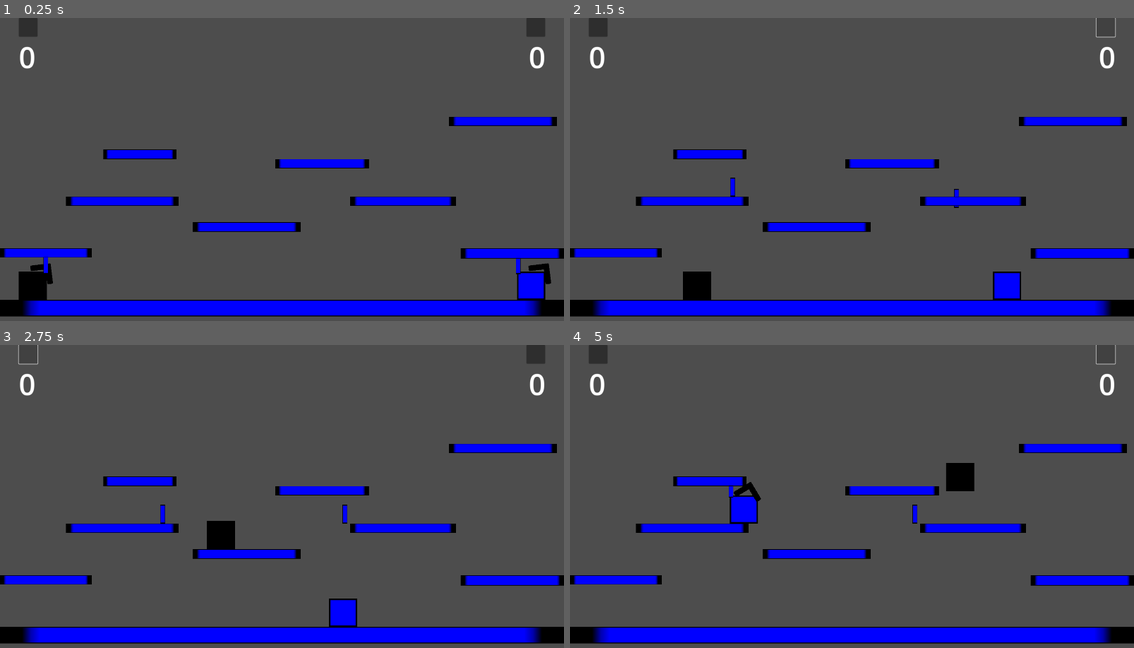
Above: before the commit, frames 1-4 (two rows, left to right).
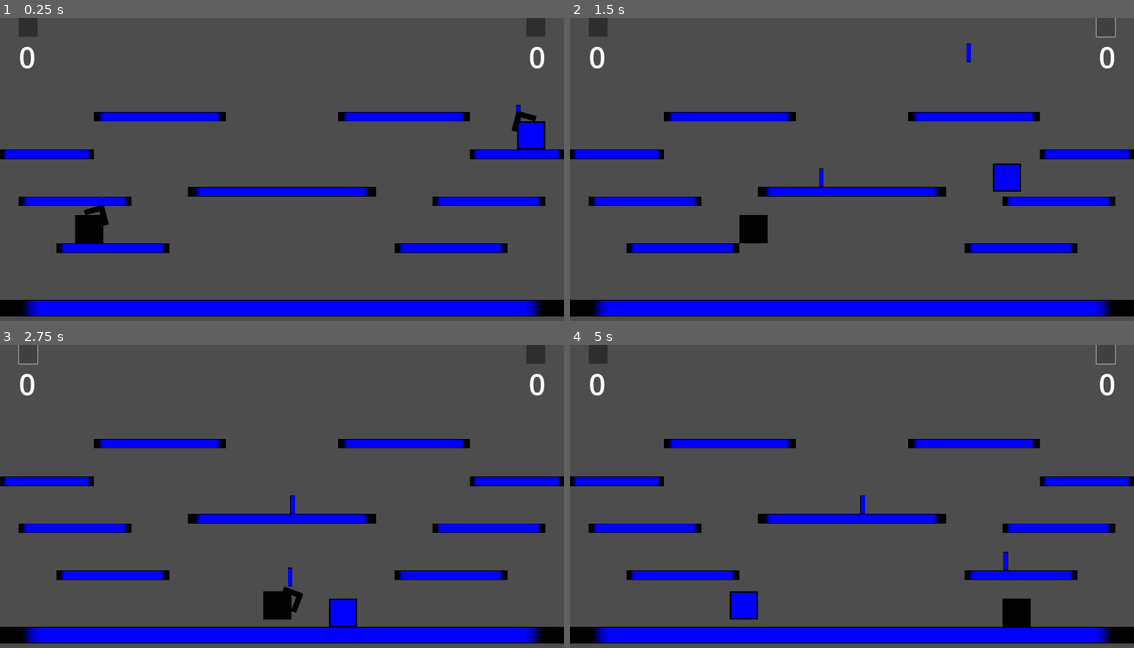
Above: after the commit, the same moments.

Repository: ra314/micro-swords
Game: Godot game, scene res://Scenes/Main.tscn
The game is run twice, just before and just after one commit, with the same random seed, the same clock (stepped at 60 frames per second) and the same inputs. Before the commit the project starts from res://Main.tscn.
Inputs (mouse positions are in pixels of both pictures, inside the frame that each line leads up to):
- Up to frame 1 (0.25 s): no input
- Up to frame 2 (1.5 s): click (598, 27) at 0.5 s; click (1105, 27) at 1.25 s
- Up to frame 3 (2.75 s): click (28, 354) at 2 s
- Up to frame 4 (5 s): click (1105, 354) at 2.75 s; click (598, 354) at 3.5 s; click (1105, 354) at 4.25 s

The runs differ from the first frame. In frame 1, 12% of the frame differs, in the area x 0-100%, y 28-94%; in frame 2, 11%; in frame 3, 10%; in frame 4, 11%.

Commit message:
Moved stuff around, added spawn randomization.

Diff:
--- a/Main.tscn
+++ /dev/null
@@ -1,119 +0,0 @@
-[gd_scene load_steps=7 format=3 uid="uid://d23xjyxwwyedr"]
-
-[ext_resource type="Script" path="res://Main.gd" id="1_3namn"]
-[ext_resource type="Texture2D" uid="uid://6jt7cjad26sj" path="res://Screenshot from 2023-06-03 00-34-29.png" id="2_nhpex"]
-[ext_resource type="PackedScene" uid="uid://c6sajd1aute1i" path="res://Barrier.tscn" id="2_qj3co"]
-[ext_resource type="PackedScene" uid="uid://ccbd5rrosfsx8" path="res://Swordsman.tscn" id="3_dbffi"]
-[ext_resource type="PackedScene" uid="uid://vr4m8fm5lv47" path="res://Sword.tscn" id="4_2fpqd"]
-[ext_resource type="PackedScene" uid="uid://bu72xm0yaxxps" path="res://Platform.tscn" id="5_dy1bx"]
-
-[node name="Main" type="Node2D"]
-script = ExtResource("1_3namn")
-metadata/_edit_horizontal_guides_ = [0.0]
-
-[node name="Sprite2D" type="Sprite2D" parent="."]
-visible = false
-show_behind_parent = true
-position = Vector2(1208, 712)
-texture = ExtResource("2_nhpex")
-
-[node name="L-Side-Wall" parent="." instance=ExtResource("2_qj3co")]
-position = Vector2(-64, 0)
-scale = Vector2(8, 135)
-collision_mask = 0
-
-[node name="R-Side-Wall" parent="." instance=ExtResource("2_qj3co")]
-position = Vector2(1920, 0)
-scale = Vector2(8, 135)
-
-[node name="Platform0" parent="." instance=ExtResource("2_qj3co")]
-position = Vector2(0, 960)
-scale = Vector2(240, 7)
-collision_mask = 31
-
-[node name="Black" parent="." instance=ExtResource("3_dbffi")]
-modulate = Color(0, 0, 0, 1)
-position = Vector2(0, 864)
-scale = Vector2(1.5, 1.5)
-direction = 1
-held_item = 1
-
-[node name="Blue" parent="." instance=ExtResource("3_dbffi")]
-position = Vector2(1824, 864)
-scale = Vector2(1.5, 1.5)
-collision_layer = 4
-held_item = 2
-swordsman_name = 1
-
-[node name="Sword1" parent="." instance=ExtResource("4_2fpqd")]
-position = Vector2(88, 808)
-collision_layer = 8
-collision_mask = 1
-state = 2
-sword_name = 1
-direction = 1
-
-[node name="Sword2" parent="." instance=ExtResource("4_2fpqd")]
-position = Vector2(1816, 808)
-collision_layer = 16
-collision_mask = 1
-state = 2
-sword_name = 2
-
-[node name="Button1" type="Button" parent="."]
-offset_left = 64.0
-offset_right = 128.0
-offset_bottom = 64.0
-
-[node name="Button2" type="Button" parent="."]
-offset_left = 1792.0
-offset_right = 1856.0
-offset_bottom = 64.0
-
-[node name="BlackScore" type="Label" parent="."]
-offset_left = 64.0
-offset_top = 64.0
-offset_right = 121.0
-offset_bottom = 204.0
-theme_override_font_sizes/font_size = 100
-text = "0"
-
-[node name="BlueScore" type="Label" parent="."]
-offset_left = 1800.0
-offset_top = 64.0
-offset_right = 1857.0
-offset_bottom = 204.0
-theme_override_font_sizes/font_size = 100
-text = "0"
-
-[node name="Platform1" parent="." instance=ExtResource("5_dy1bx")]
-position = Vector2(352, 448)
-scale = Vector2(31, 4)
-
-[node name="Platform2" parent="." instance=ExtResource("5_dy1bx")]
-position = Vector2(1568, 784)
-scale = Vector2(44, 4.4)
-
-[node name="Platform3" parent="." instance=ExtResource("5_dy1bx")]
-position = Vector2(1192, 608)
-scale = Vector2(45, 4)
-
-[node name="Platform4" parent="." instance=ExtResource("5_dy1bx")]
-position = Vector2(1528, 336)
-scale = Vector2(46, 4)
-
-[node name="Platform5" parent="." instance=ExtResource("5_dy1bx")]
-position = Vector2(224, 608)
-scale = Vector2(48, 4)
-
-[node name="Platform6" parent="." instance=ExtResource("5_dy1bx")]
-position = Vector2(0, 784)
-scale = Vector2(39, 4)
-
-[node name="Platform7" parent="." instance=ExtResource("5_dy1bx")]
-position = Vector2(936, 480)
-scale = Vector2(40, 4)
-
-[node name="Platform8" parent="." instance=ExtResource("5_dy1bx")]
-position = Vector2(656, 696)
-scale = Vector2(46, 4)
--- a/Barrier.tscn
+++ b/Scenes/Components/Barrier.tscn
@@ -1,6 +1,6 @@
 [gd_scene load_steps=3 format=3 uid="uid://c6sajd1aute1i"]
 
-[ext_resource type="Texture2D" uid="uid://di23j62yi08gc" path="res://blue-square.svg" id="1_woxgy"]
+[ext_resource type="Texture2D" uid="uid://di23j62yi08gc" path="res://Assets/blue-square.svg" id="1_0hn3l"]
 
 [sub_resource type="RectangleShape2D" id="RectangleShape2D_w4ubg"]
 size = Vector2(8, 8)
@@ -11,7 +11,7 @@
 [node name="Sprite2D" type="Sprite2D" parent="."]
 position = Vector2(4, 4)
 scale = Vector2(0.125, 0.125)
-texture = ExtResource("1_woxgy")
+texture = ExtResource("1_0hn3l")
 
 [node name="CollisionShape2D" type="CollisionShape2D" parent="."]
 position = Vector2(4, 4)
--- a/Platform.tscn
+++ b/Scenes/Components/Platform.tscn
@@ -1,6 +1,6 @@
 [gd_scene load_steps=3 format=3 uid="uid://bu72xm0yaxxps"]
 
-[ext_resource type="Texture2D" uid="uid://di23j62yi08gc" path="res://blue-square.svg" id="1_rli7o"]
+[ext_resource type="Texture2D" uid="uid://di23j62yi08gc" path="res://Assets/blue-square.svg" id="1_gn13i"]
 
 [sub_resource type="RectangleShape2D" id="RectangleShape2D_w4ubg"]
 size = Vector2(8, 8)
@@ -11,7 +11,7 @@
 [node name="Sprite2D" type="Sprite2D" parent="."]
 position = Vector2(4, 4)
 scale = Vector2(0.125, 0.125)
-texture = ExtResource("1_rli7o")
+texture = ExtResource("1_gn13i")
 
 [node name="CollisionShape2D" type="CollisionShape2D" parent="."]
 position = Vector2(4, 4)
--- a/Sword.tscn
+++ b/Scenes/Components/Sword.tscn
@@ -1,7 +1,7 @@
 [gd_scene load_steps=4 format=3 uid="uid://vr4m8fm5lv47"]
 
-[ext_resource type="Script" path="res://Sword.gd" id="1_46w4d"]
-[ext_resource type="Texture2D" uid="uid://di23j62yi08gc" path="res://blue-square.svg" id="2_xo8fv"]
+[ext_resource type="Script" path="res://Scripts/Components/Sword.gd" id="1_bf0h4"]
+[ext_resource type="Texture2D" uid="uid://di23j62yi08gc" path="res://Assets/blue-square.svg" id="2_oku4i"]
 
 [sub_resource type="RectangleShape2D" id="RectangleShape2D_mclpc"]
 size = Vector2(64, 64)
@@ -10,11 +10,11 @@
 scale = Vector2(0.25, 1)
 collision_layer = 0
 collision_mask = 0
-script = ExtResource("1_46w4d")
+script = ExtResource("1_bf0h4")
 
 [node name="Sprite2D" type="Sprite2D" parent="."]
 position = Vector2(32, 32)
-texture = ExtResource("2_xo8fv")
+texture = ExtResource("2_oku4i")
 
 [node name="CollisionShape2D" type="CollisionShape2D" parent="."]
 position = Vector2(32, 32)
--- a/Swordsman.tscn
+++ b/Scenes/Components/Swordsman.tscn
@@ -1,8 +1,8 @@
-[gd_scene load_steps=5 format=3 uid="uid://ccbd5rrosfsx8"]
+[gd_scene load_steps=5 format=3 uid="uid://bujyrhr3yo7sf"]
 
-[ext_resource type="Texture2D" uid="uid://di23j62yi08gc" path="res://blue-square.svg" id="1_wpvrv"]
-[ext_resource type="Script" path="res://Swordsman.gd" id="1_y0qsv"]
-[ext_resource type="Texture2D" uid="uid://do2dt6u6j3ld0" path="res://arrow-next-right2.png" id="3_4kvfh"]
+[ext_resource type="Script" path="res://Scripts/Components/Swordsman.gd" id="1_ei4c6"]
+[ext_resource type="Texture2D" uid="uid://di23j62yi08gc" path="res://Assets/blue-square.svg" id="2_7qvld"]
+[ext_resource type="Texture2D" uid="uid://do2dt6u6j3ld0" path="res://Assets/arrow-next-right2.png" id="3_mq4i6"]
 
 [sub_resource type="RectangleShape2D" id="RectangleShape2D_mclpc"]
 size = Vector2(64, 64)
@@ -10,11 +10,11 @@
 [node name="CharacterBody2D" type="CharacterBody2D"]
 collision_layer = 2
 platform_on_leave = 2
-script = ExtResource("1_y0qsv")
+script = ExtResource("1_ei4c6")
 
 [node name="Sprite2D" type="Sprite2D" parent="."]
 position = Vector2(32, 32)
-texture = ExtResource("1_wpvrv")
+texture = ExtResource("2_7qvld")
 
 [node name="CollisionShape2D" type="CollisionShape2D" parent="."]
 position = Vector2(32, 32)
@@ -23,4 +23,4 @@
 [node name="Arrow" type="Sprite2D" parent="."]
 position = Vector2(32, 32)
 scale = Vector2(0.125, 0.125)
-texture = ExtResource("3_4kvfh")
+texture = ExtResource("3_mq4i6")
--- /dev/null
+++ b/Scenes/Levels/Level_1.tscn
@@ -0,0 +1,107 @@
+[gd_scene load_steps=4 format=3 uid="uid://lqur1np5u88c"]
+
+[ext_resource type="PackedScene" uid="uid://c6sajd1aute1i" path="res://Scenes/Components/Barrier.tscn" id="1_hpfm2"]
+[ext_resource type="PackedScene" uid="uid://bu72xm0yaxxps" path="res://Scenes/Components/Platform.tscn" id="2_awcaw"]
+[ext_resource type="Texture2D" uid="uid://di23j62yi08gc" path="res://Assets/blue-square.svg" id="4_3l0om"]
+
+[node name="Level_1" type="Node2D"]
+
+[node name="L-Side-Wall" parent="." instance=ExtResource("1_hpfm2")]
+position = Vector2(-64, 0)
+scale = Vector2(8, 135)
+collision_mask = 0
+
+[node name="R-Side-Wall" parent="." instance=ExtResource("1_hpfm2")]
+position = Vector2(1920, 0)
+scale = Vector2(8, 135)
+
+[node name="Platform0" parent="." instance=ExtResource("1_hpfm2")]
+position = Vector2(0, 960)
+scale = Vector2(240, 7)
+collision_mask = 31
+
+[node name="Platform5" parent="." instance=ExtResource("2_awcaw")]
+position = Vector2(64, 608)
+scale = Vector2(48, 4)
+
+[node name="Platform6" parent="." instance=ExtResource("2_awcaw")]
+position = Vector2(0, 448)
+scale = Vector2(40, 4.103)
+
+[node name="Platform7" parent="." instance=ExtResource("2_awcaw")]
+position = Vector2(640, 576)
+scale = Vector2(80, 4)
+
+[node name="Platform8" parent="." instance=ExtResource("2_awcaw")]
+position = Vector2(192, 768)
+scale = Vector2(48, 4)
+
+[node name="Platform9" parent="." instance=ExtResource("2_awcaw")]
+position = Vector2(1472, 608)
+scale = Vector2(48, 4)
+
+[node name="Platform10" parent="." instance=ExtResource("2_awcaw")]
+position = Vector2(1600, 448)
+scale = Vector2(40, 4.103)
+
+[node name="Platform11" parent="." instance=ExtResource("2_awcaw")]
+position = Vector2(1344, 768)
+scale = Vector2(48, 4)
+
+[node name="Platform12" parent="." instance=ExtResource("2_awcaw")]
+position = Vector2(320, 320)
+scale = Vector2(56, 4)
+
+[node name="Platform13" parent="." instance=ExtResource("2_awcaw")]
+position = Vector2(1152, 320)
+scale = Vector2(56, 4)
+
+[node name="Spawns" type="Node" parent="."]
+
+[node name="Spawn_1" type="Node2D" parent="Spawns"]
+visible = false
+
+[node name="Black" type="Sprite2D" parent="Spawns/Spawn_1"]
+modulate = Color(0, 0, 0, 1)
+position = Vector2(0, 352)
+scale = Vector2(1.5, 1.5)
+texture = ExtResource("4_3l0om")
+centered = false
+
+[node name="Blue" type="Sprite2D" parent="Spawns/Spawn_1"]
+position = Vector2(1632, 672)
+scale = Vector2(1.5, 1.5)
+texture = ExtResource("4_3l0om")
+centered = false
+
+[node name="Spawn_2" type="Node2D" parent="Spawns"]
+visible = false
+
+[node name="Black" type="Sprite2D" parent="Spawns/Spawn_2"]
+modulate = Color(0, 0, 0, 1)
+position = Vector2(192, 672)
+scale = Vector2(1.5, 1.5)
+texture = ExtResource("4_3l0om")
+centered = false
+
+[node name="Blue" type="Sprite2D" parent="Spawns/Spawn_2"]
+position = Vector2(1824, 352)
+scale = Vector2(1.5, 1.5)
+texture = ExtResource("4_3l0om")
+centered = false
+
+[node name="Spawn_3" type="Node2D" parent="Spawns"]
+visible = false
+
+[node name="Black" type="Sprite2D" parent="Spawns/Spawn_3"]
+modulate = Color(0, 0, 0, 1)
+position = Vector2(64, 512)
+scale = Vector2(1.5, 1.5)
+texture = ExtResource("4_3l0om")
+centered = false
+
+[node name="Blue" type="Sprite2D" parent="Spawns/Spawn_3"]
+position = Vector2(1760, 512)
+scale = Vector2(1.5, 1.5)
+texture = ExtResource("4_3l0om")
+centered = false
--- /dev/null
+++ b/Scenes/Main.tscn
@@ -0,0 +1,36 @@
+[gd_scene load_steps=3 format=3 uid="uid://cr3w4ih3a3mf7"]
+
+[ext_resource type="Script" path="res://Scripts/Main.gd" id="1_2xt38"]
+[ext_resource type="PackedScene" uid="uid://lqur1np5u88c" path="res://Scenes/Levels/Level_1.tscn" id="4_8737l"]
+
+[node name="Main" type="Node2D"]
+script = ExtResource("1_2xt38")
+metadata/_edit_horizontal_guides_ = [0.0]
+
+[node name="Button1" type="Button" parent="."]
+offset_left = 64.0
+offset_right = 128.0
+offset_bottom = 64.0
+
+[node name="Button2" type="Button" parent="."]
+offset_left = 1792.0
+offset_right = 1856.0
+offset_bottom = 64.0
+
+[node name="BlackScore" type="Label" parent="."]
+offset_left = 64.0
+offset_top = 64.0
+offset_right = 121.0
+offset_bottom = 204.0
+theme_override_font_sizes/font_size = 100
+text = "0"
+
+[node name="BlueScore" type="Label" parent="."]
+offset_left = 1800.0
+offset_top = 64.0
+offset_right = 1857.0
+offset_bottom = 204.0
+theme_override_font_sizes/font_size = 100
+text = "0"
+
+[node name="Level" parent="." instance=ExtResource("4_8737l")]
--- a/Main.gd
+++ b/Scripts/Main.gd
@@ -5,6 +5,7 @@
 
 # Called when the node enters the scene tree for the first time.
 func _ready():
+	reset()
 	connect_buttons_to_actions()
 
 func connect_buttons_to_actions():
@@ -106,6 +107,11 @@
 func update_ui():
 	$BlackScore.text = str(score[ENUMS.SWORDSMAN.BLACK])
 	$BlueScore.text = str(score[ENUMS.SWORDSMAN.BLUE])
+func randomize_spawns():
+	var spawns = $Level/Spawns.get_children()
+	var selected_spawn = Utils.select_random(spawns)
+	$Black.position = selected_spawn.get_node("Black").position
+	$Blue.position = selected_spawn.get_node("Blue").position
 var resetting := false
 func reset():
 	if has_node("Black"):
@@ -116,13 +122,14 @@
 		$Sword1.free()
 	if has_node("Sword2"):
 		$Sword2.free()
-	var black = load("res://Swordsman.tscn").instantiate().init(ENUMS.DIRECTION.RIGHT, ENUMS.SWORDSMAN.BLACK, ENUMS.HELD_ITEM.SWORD_1)
-	var blue = load("res://Swordsman.tscn").instantiate().init(ENUMS.DIRECTION.LEFT, ENUMS.SWORDSMAN.BLUE, ENUMS.HELD_ITEM.SWORD_2)
-	var sword1 = load("res://Sword.tscn").instantiate().init(ENUMS.DIRECTION.RIGHT, ENUMS.HELD_ITEM.SWORD_1, ENUMS.SWORD_STATE.HELD)
-	var sword2 = load("res://Sword.tscn").instantiate().init(ENUMS.DIRECTION.LEFT, ENUMS.HELD_ITEM.SWORD_2, ENUMS.SWORD_STATE.HELD)
+	var black = load("res://Scenes/Components/Swordsman.tscn").instantiate().init(ENUMS.DIRECTION.RIGHT, ENUMS.SWORDSMAN.BLACK, ENUMS.HELD_ITEM.SWORD_1)
+	var blue = load("res://Scenes/Components/Swordsman.tscn").instantiate().init(ENUMS.DIRECTION.LEFT, ENUMS.SWORDSMAN.BLUE, ENUMS.HELD_ITEM.SWORD_2)
+	var sword1 = load("res://Scenes/Components/Sword.tscn").instantiate().init(ENUMS.DIRECTION.RIGHT, ENUMS.HELD_ITEM.SWORD_1, ENUMS.SWORD_STATE.HELD)
+	var sword2 = load("res://Scenes/Components/Sword.tscn").instantiate().init(ENUMS.DIRECTION.LEFT, ENUMS.HELD_ITEM.SWORD_2, ENUMS.SWORD_STATE.HELD)
 	add_child(sword1)
 	add_child(sword2)
 	add_child(black)
 	add_child(blue)
 	connect_buttons_to_actions()
+	randomize_spawns()
 	resetting = false
--- a/Utils.gd
+++ b/Scripts/Utils.gd
@@ -6,3 +6,7 @@
 	for connection in _signal.get_connections():
 		var callable = connection["callable"]
 		_signal.disconnect(callable)
+
+static func select_random(array: Array):
+	randomize()
+	return array[randi_range(0, array.size()-1)]
--- a/project.godot
+++ b/project.godot
@@ -11,13 +11,13 @@
 [application]
 
 config/name="Micro Swords 2"
-run/main_scene="res://Main.tscn"
+run/main_scene="res://Scenes/Main.tscn"
 config/features=PackedStringArray("4.0", "Forward Plus")
 config/icon="res://icon.svg"
 
 [autoload]
 
-ENUMS="*res://Enums.gd"
+ENUMS="*res://Scripts/Enums.gd"
 
 [display]
 
Renamed: arrow-next-right2.png -> Assets/arrow-next-right2.png
Not shown, changed: Assets/arrow-next-right2.png.import
Renamed: blue-square.svg -> Assets/blue-square.svg
Not shown, changed: Assets/blue-square.svg.import
Binary file removed: Screenshot from 2023-06-03 00-34-29.png
Renamed: Sword.gd -> Scripts/Components/Sword.gd
Renamed: Swordsman.gd -> Scripts/Components/Swordsman.gd
Renamed: ConstData.gd -> Scripts/ConstData.gd
Renamed: Enums.gd -> Scripts/Enums.gd
Not shown, removed: blue-square.svg.import
